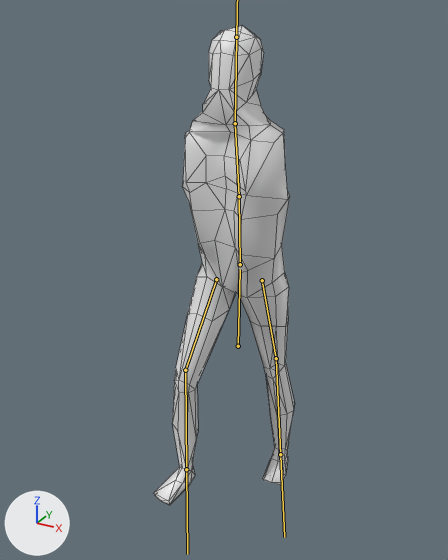
A saved change to the FBX model Assets/Art Assets/Monster/monster.fbx.
One viewpoint serves both versions: a 50 mm camera at (1.61, -3.13, 1.55) aimed at (-0.05, -0.11, 0.05). The lights are fixed; the arrows at lower left show +X, +Y and +Z. Both versions are drawn at frame 25 of the action 'Armature|Idle'; the numbers are the values there. The bones that bend it are drawn over the model as lines. Mesh edges are drawn as thin lines.

Objects in the first picture: 'Monster'.
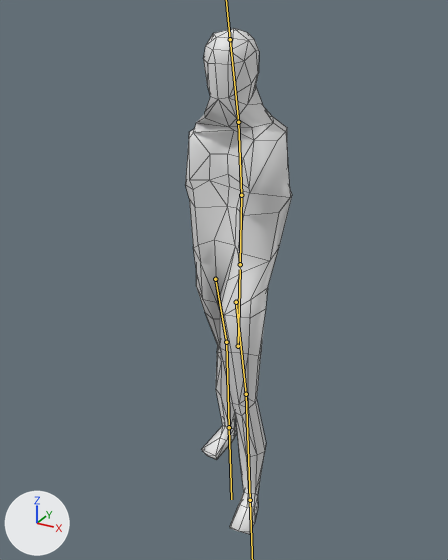
What differs and where, as boxes [x1, y1, x2, y2] in the pictures (448 x 560 px):
'Monster', posed (24% narrower)
    before: [154, 26, 295, 505]
    after: [185, 28, 292, 535]
bone 'Waist', root to tip
    before: (240, 264) to (239, 196)
    after: (240, 264) to (241, 195)
bone 'Torso', root to tip
    before: (239, 196) to (235, 123)
    after: (241, 195) to (238, 122)
bone 'Head', root to tip
    before: (235, 123) to (236, 37)
    after: (238, 122) to (230, 39)
bone 'UpperLegLeft', root to tip
    before: (262, 280) to (276, 358)
    after: (236, 302) to (246, 394)
bone 'LowerLegLeft', root to tip
    before: (276, 358) to (280, 454)
    after: (246, 394) to (250, 500)
bone 'UpperLegRight', root to tip
    before: (216, 279) to (185, 370)
    after: (215, 279) to (226, 342)
bone 'LowerLegRight', root to tip
    before: (185, 370) to (186, 469)
    after: (226, 342) to (229, 427)

What the commit changed:
Bone 'Waist' (bone_waist) turns from (4, 0, 0) to (0, 0, 0) degrees about its own x, y and z.
Bone 'Torso' (bone_torso) turns from (0, 0, 0) to (4, 0, 0) degrees about its own x, y and z.
Bone 'Head' (bone_head) turns from (-6, 0, 0) to (9, 0, 0) degrees about its own x, y and z.
Bone 'UpperLegLeft' (bone_upperlegleft) moves from (0.0, 0.05, -0.06) to (0.0, 0.03, 0.37).
Bone 'UpperLegLeft' (bone_upperlegleft) turns from (-9, 1, 0) to (0, 0, 0) degrees about its own x, y and z.
Bone 'LowerLegLeft' (bone_lowerlegleft) turns from (6, 0, 0) to (0, 0, 0) degrees about its own x, y and z.
Bone 'UpperLegRight' (bone_upperlegright) moves from (0.0, 0.06, 0.02) to (0.0, 0.05, 0.04).
Bone 'UpperLegRight' (bone_upperlegright) turns from (38, 2, 1) to (-17, -1, 0) degrees about its own x, y and z.
Bone 'LowerLegRight' (bone_lowerlegright) moves from (0.0, -0.01, -0.12) to (0.0, 0.0, 0.0).
Bone 'LowerLegRight' (bone_lowerlegright) turns from (-37, -1, 0) to (13, 0, 0) degrees about its own x, y and z.
